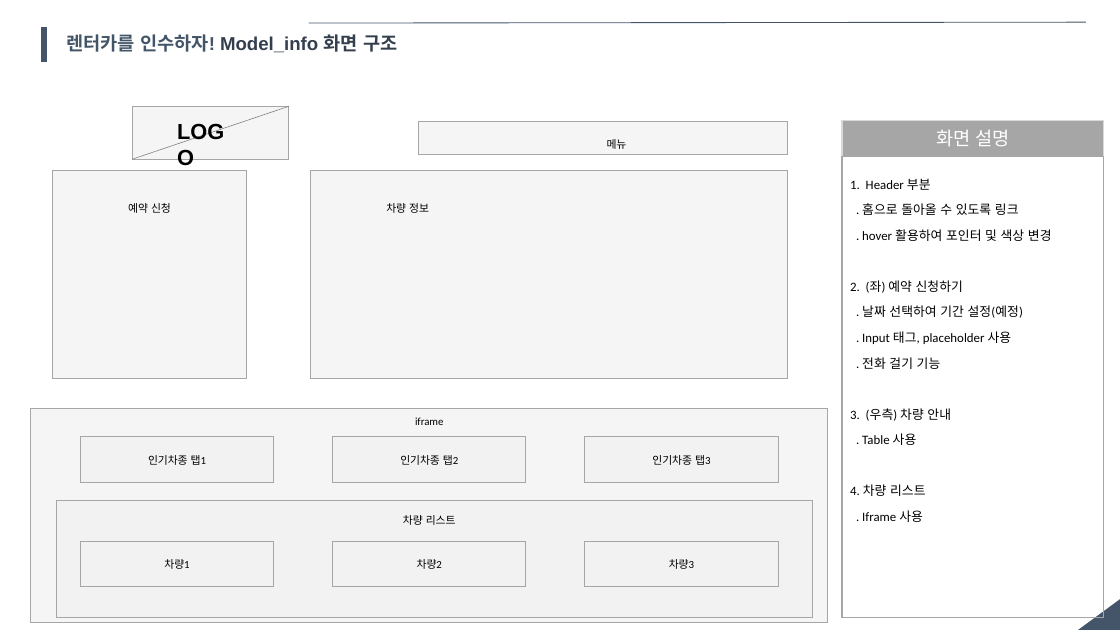
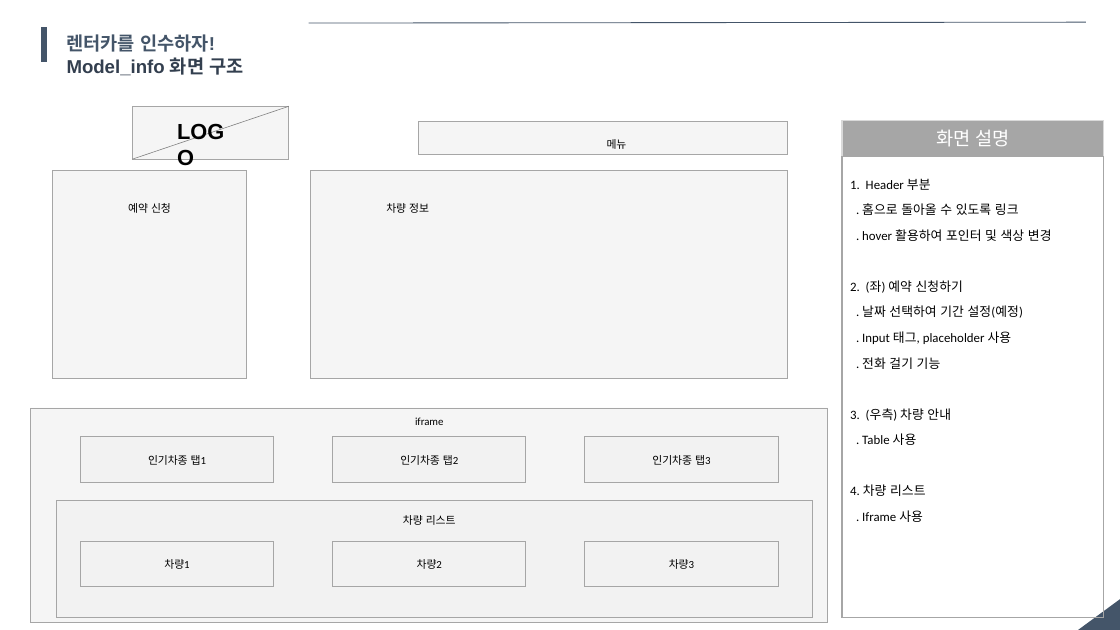
Before and after one commit to insuisinsu/SoloProject01, a slide deck: slide 9 of Project (ParkInsu).pptx. Drawn at 1120x630 pixels with LibreOffice and Linux fonts; fonts in the diff are those of the drawing. Boxes give left, top, right and bottom in pixels: in the first picture for what was removed or moved away, otherwise in the second. Text is boxed around its words. In the diff, an @@ line names an element or a change of style, - is before the commit and + after.

```diff
--- a/Project (ParkInsu).pptx
+++ b/Project (ParkInsu).pptx
@@ text at <box>67,34,243,76</box>: text changed @@
-렌터카를 인수하자! Model_info 화면 구조
+렌터카를 인수하자!
+Model_info 화면 구조
```
Also in this commit, not shown: 4 other slides changed, 4 slides added, 9 other files.
